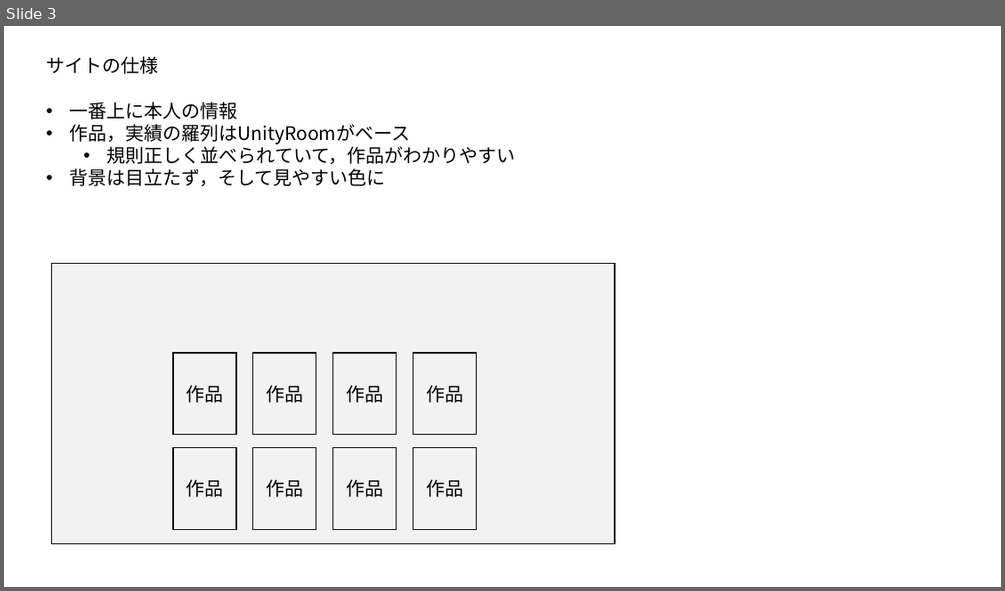
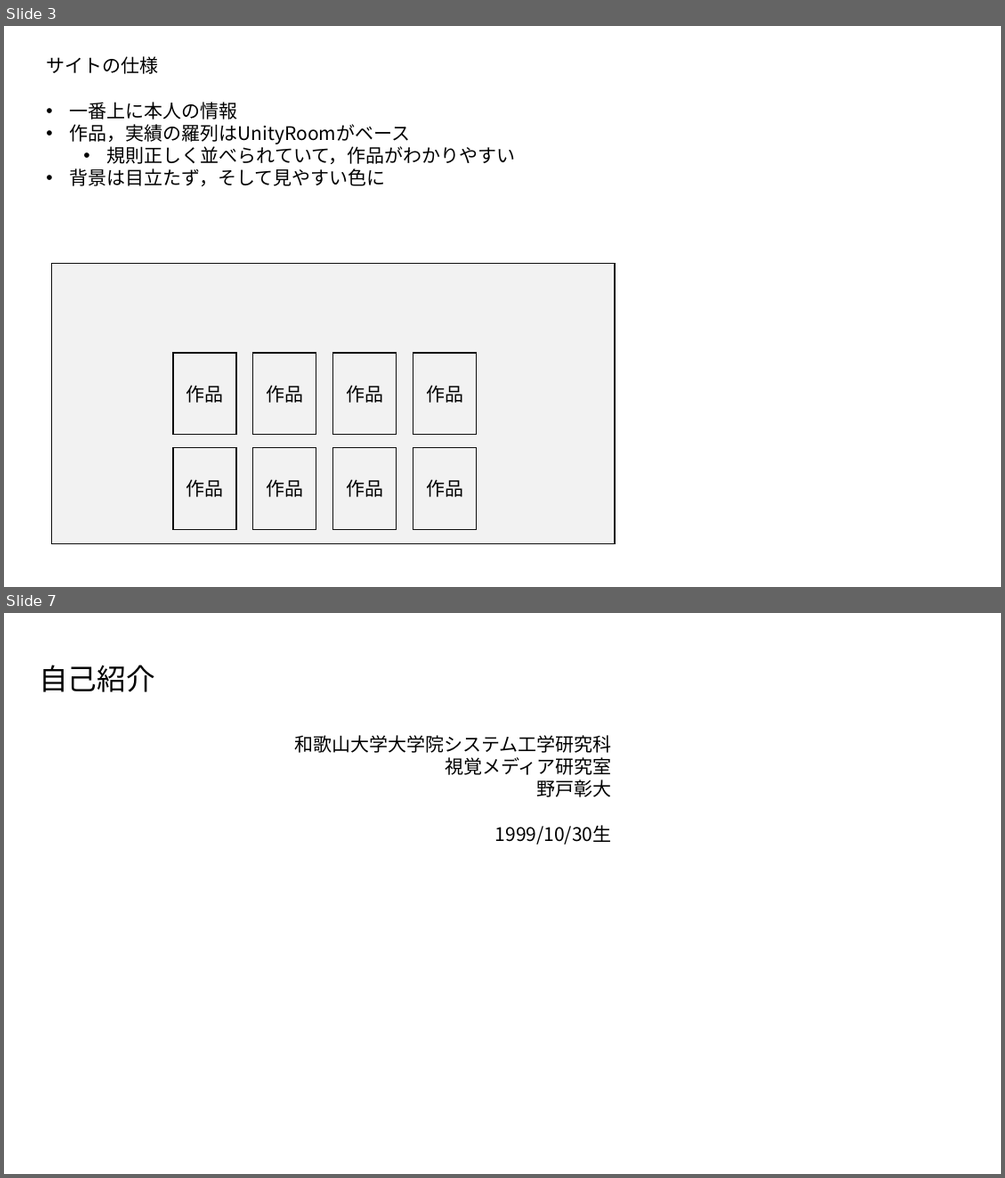
Before and after one commit to NottyAce/NotoWebSite, a slide deck: サイト設計図.pptx. Shown one above the other, each under a label of ours: slide 3 before the commit, slides 3 and 7 after it; the slides between them are not shown. The pictures are 1005x591 and 1005x1178 pixels, drawn with LibreOffice and Linux fonts; fonts in the diff are those of the drawing. Boxes give left, top, right and bottom in pixels: in the first picture for what was removed or moved away, otherwise in the second. Text is boxed around its words. In the diff, an @@ line names an element or a change of style, - is before the commit and + after.

```diff
--- a/サイト設計図.pptx
+++ b/サイト設計図.pptx
@@ slide 7 added at <box>4,613,1001,1174</box>, background #FFFFFF @@
@@ text added at <box>39,665,155,692</box>, 28 pt, text #000000 @@
+自己紹介
@@ text added at <box>294,735,612,844</box>, 18 pt, text #000000 @@
+和歌山大学大学院システム工学研究科
+視覚メディア研究室
+野戸彰大
+1999/10/30生
```
Also in this commit, not shown: 4 other slides added.
